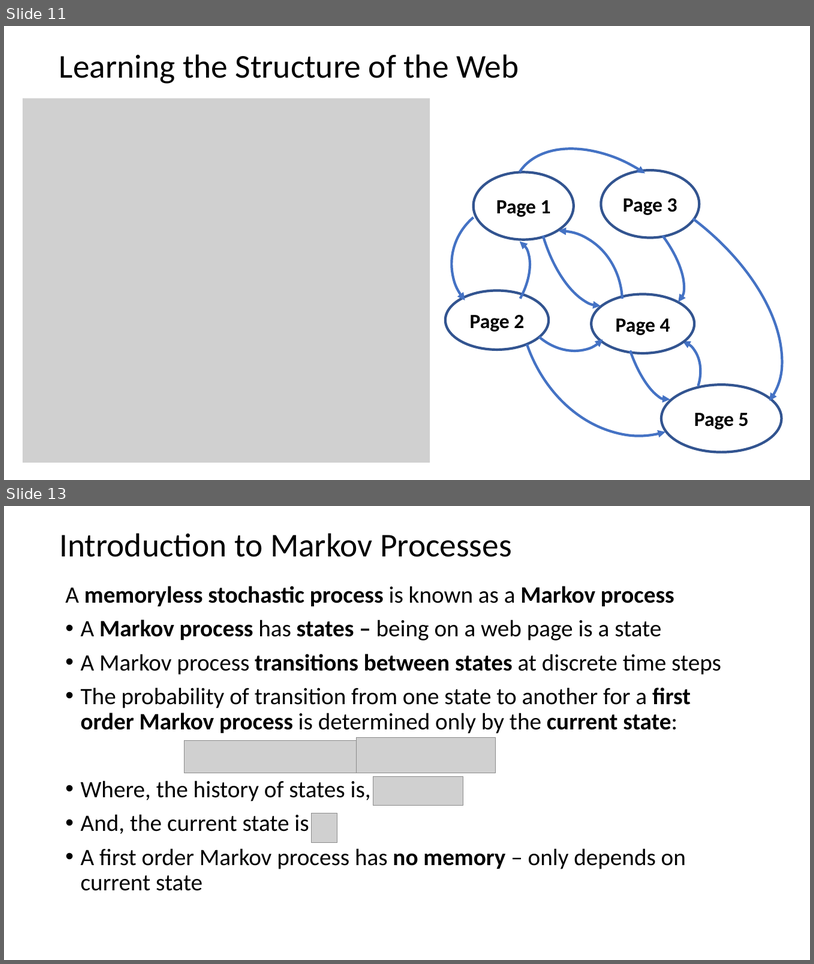
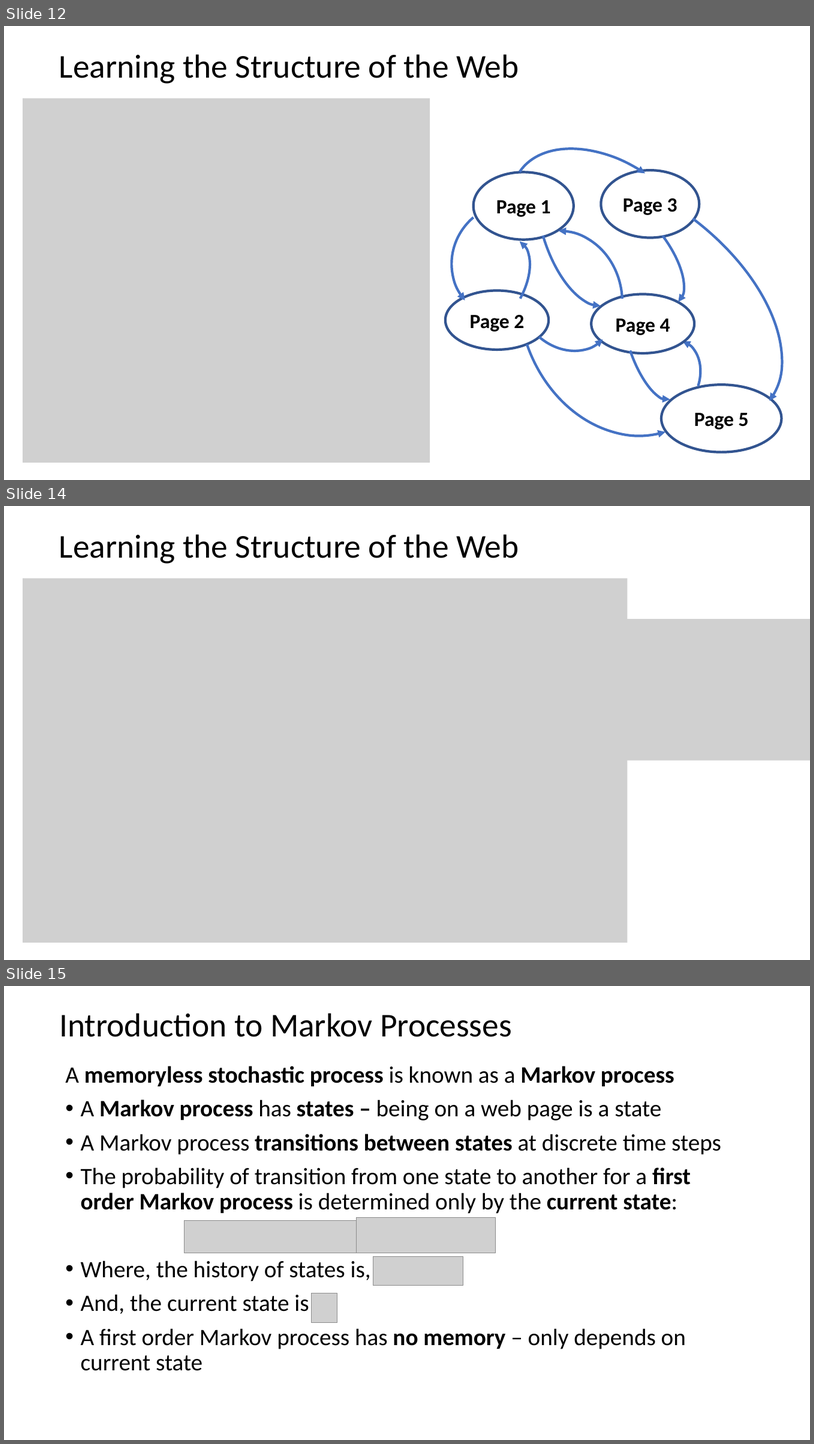
Before and after one commit to StephenElston/CSCI-E-108, a slide deck: slides/5_WebSearching.pptx. Shown one above the other, each under a label of ours: slides 11 and 13 before the commit, slides 12, 14 and 15 after it; the slides between them are not shown. The pictures are 814x964 and 814x1444 pixels, drawn with LibreOffice and Linux fonts; fonts in the diff are those of the drawing; grey boxes stand for pictures. Boxes give left, top, right and bottom in pixels: in the first picture for what was removed or moved away, otherwise in the second. Text is boxed around its words. In the diff, an @@ line names an element or a change of style, - is before the commit and + after.

```diff
--- a/slides/5_WebSearching.pptx
+++ b/slides/5_WebSearching.pptx
@@ slide 14 added at (4,506,810,960), background #FFFFFF @@
@@ title added at (59,534,519,564), 39.6 pt, text #000000 @@
+Learning the Structure of the Web
@@ picture added at (23,578,628,942) @@
@@ picture added at (518,619,810,760) @@
@@ picture added at (30,739,531,814) @@
@@ what was slide 11 is now slide 12 @@
@@ what was slide 13 is now slide 15 @@
```
Also in this commit, not shown: 2 slides changed, 7 other slides added, 1 slide removed.
